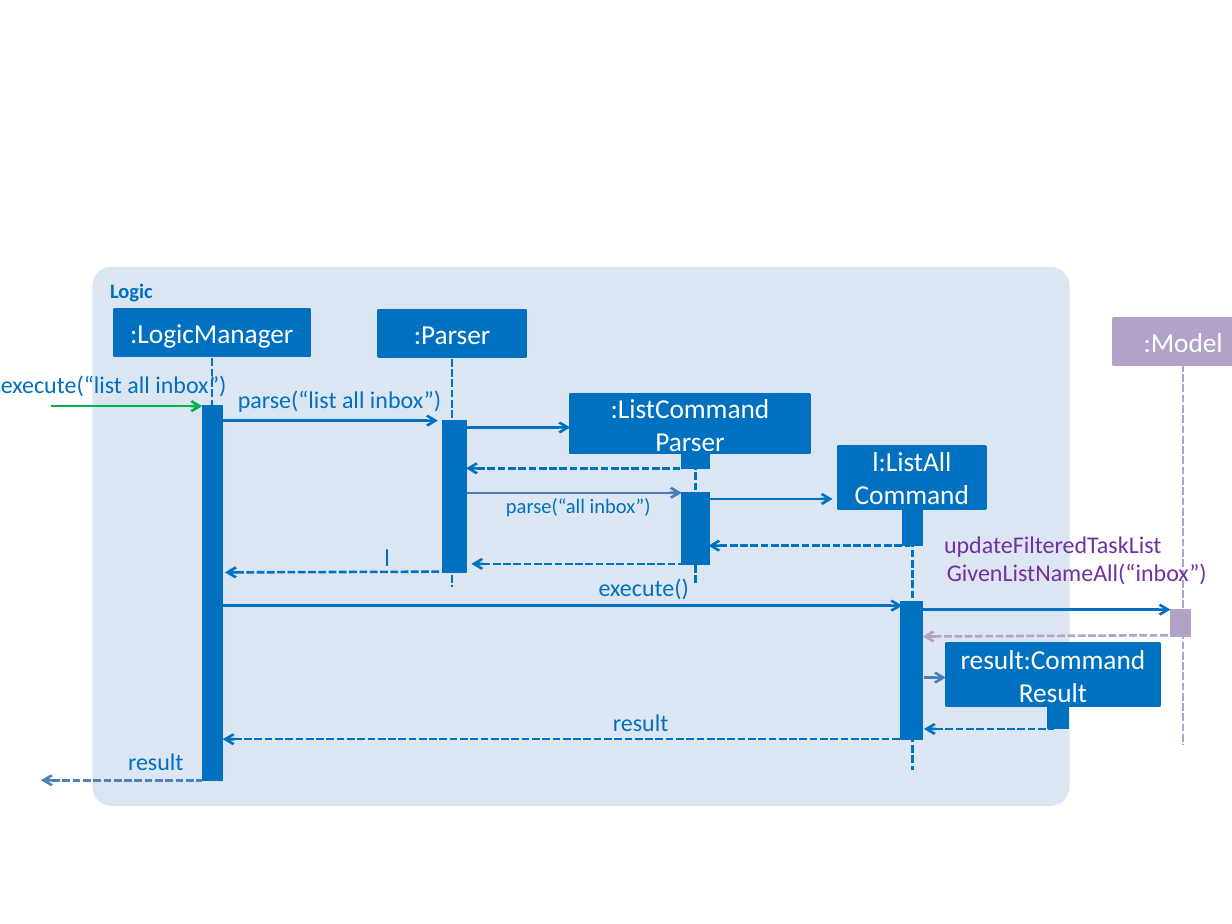
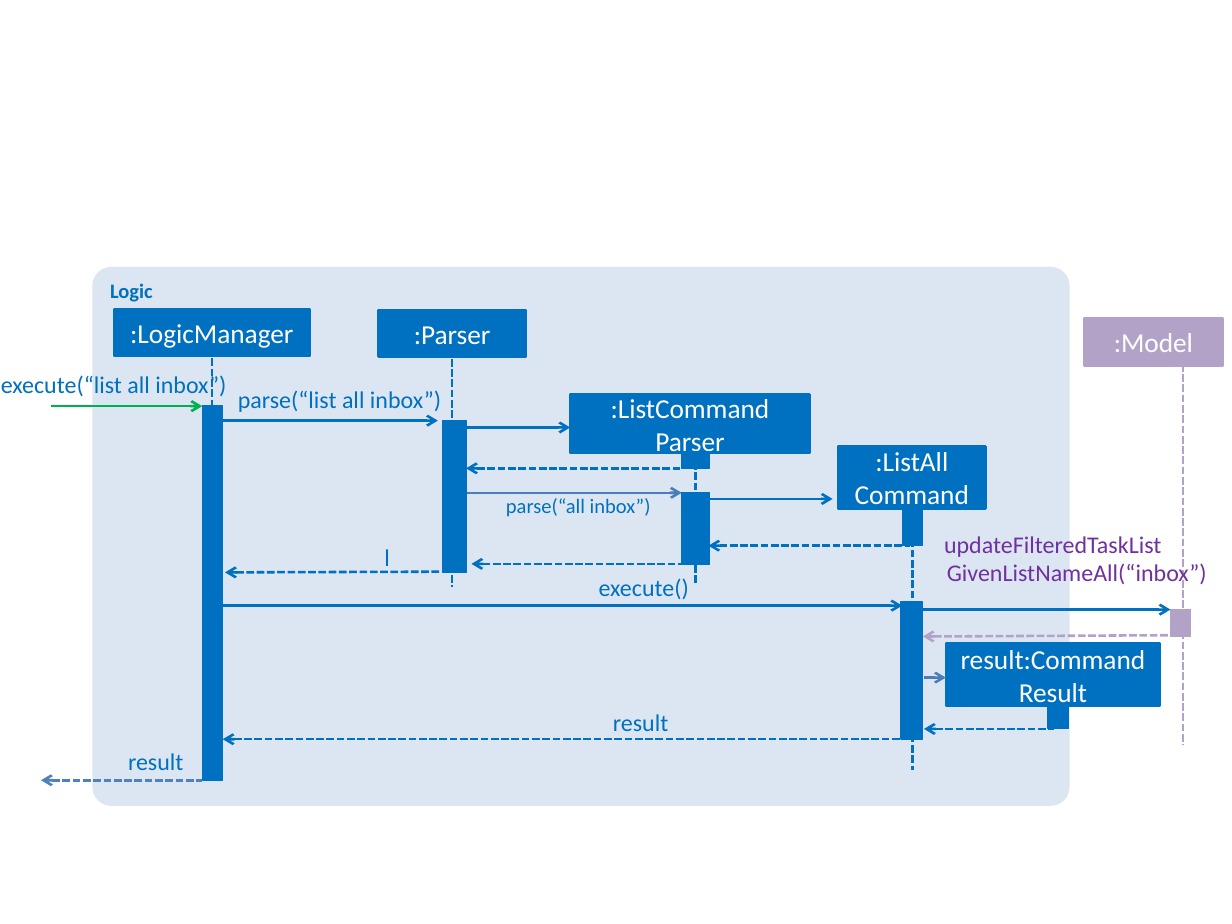
Before and after one commit to CS2103JAN2017-W10-B1/addressbook-level4, a slide deck: slide 1 of docs/diagrams/LogicComponentListCommandSequenceDiagram.pptx. Drawn at 1232x924 pixels with LibreOffice and Linux fonts; fonts in the diff are those of the drawing. Boxes give left, top, right and bottom in pixels: in the first picture for what was removed or moved away, otherwise in the second. Text is boxed around its words. In the diff, an @@ line names an element or a change of style, - is before the commit and + after.

```diff
--- a/docs/diagrams/LogicComponentListCommandSequenceDiagram.pptx
+++ b/docs/diagrams/LogicComponentListCommandSequenceDiagram.pptx
@@ rectangle ":Model": place and size @@
-rectangle ":Model" at (1114,318,1232,365)
+rectangle ":Model" at (1084,319,1223,366)
@@ text in rectangle at (855,452,969,511): text changed @@
-l:ListAll
-Command
+:ListAll
+Command
```
Also in this commit, not shown: 4 other files.
